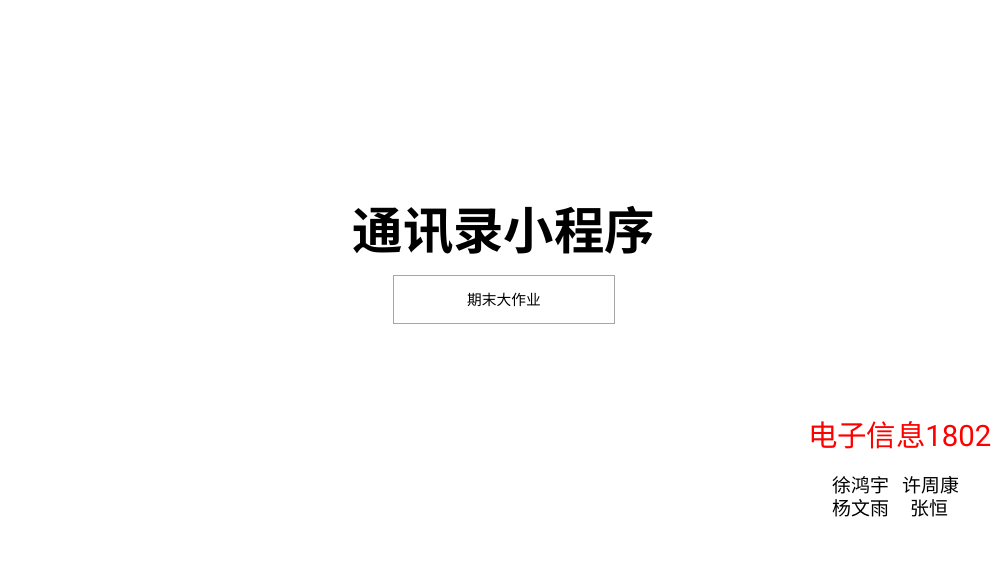
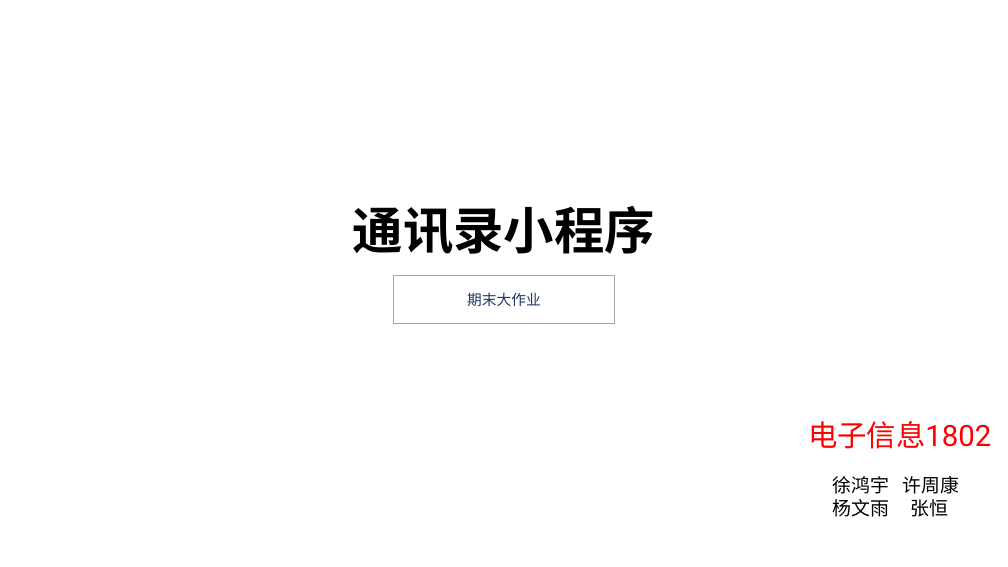
Before and after one commit to mdamingyang/hello-word, a slide deck: slide 1 of 演示.pptx. Drawn at 1008x567 pixels with LibreOffice and Linux fonts; fonts in the diff are those of the drawing; background and template pictures are left out. Boxes give left, top, right and bottom in pixels: in the first picture for what was removed or moved away, otherwise in the second. Text is boxed around its words. In the diff, an @@ line names an element or a change of style, - is before the commit and + after.

```diff
--- a/演示.pptx
+++ b/演示.pptx
@@ rectangle "期末大作业" at [393, 275, 616, 324]: text colour #000000 to #203864 @@
```
Also in this commit, not shown: 6 other slides changed, 2 slides added, 2 other files.
